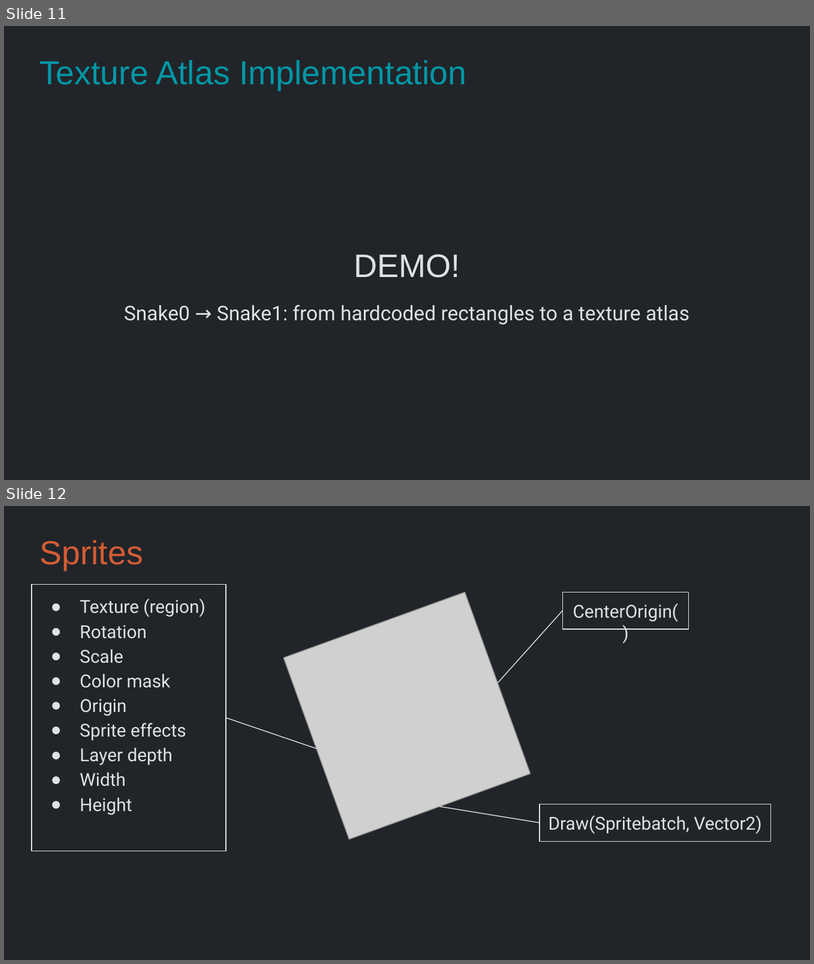
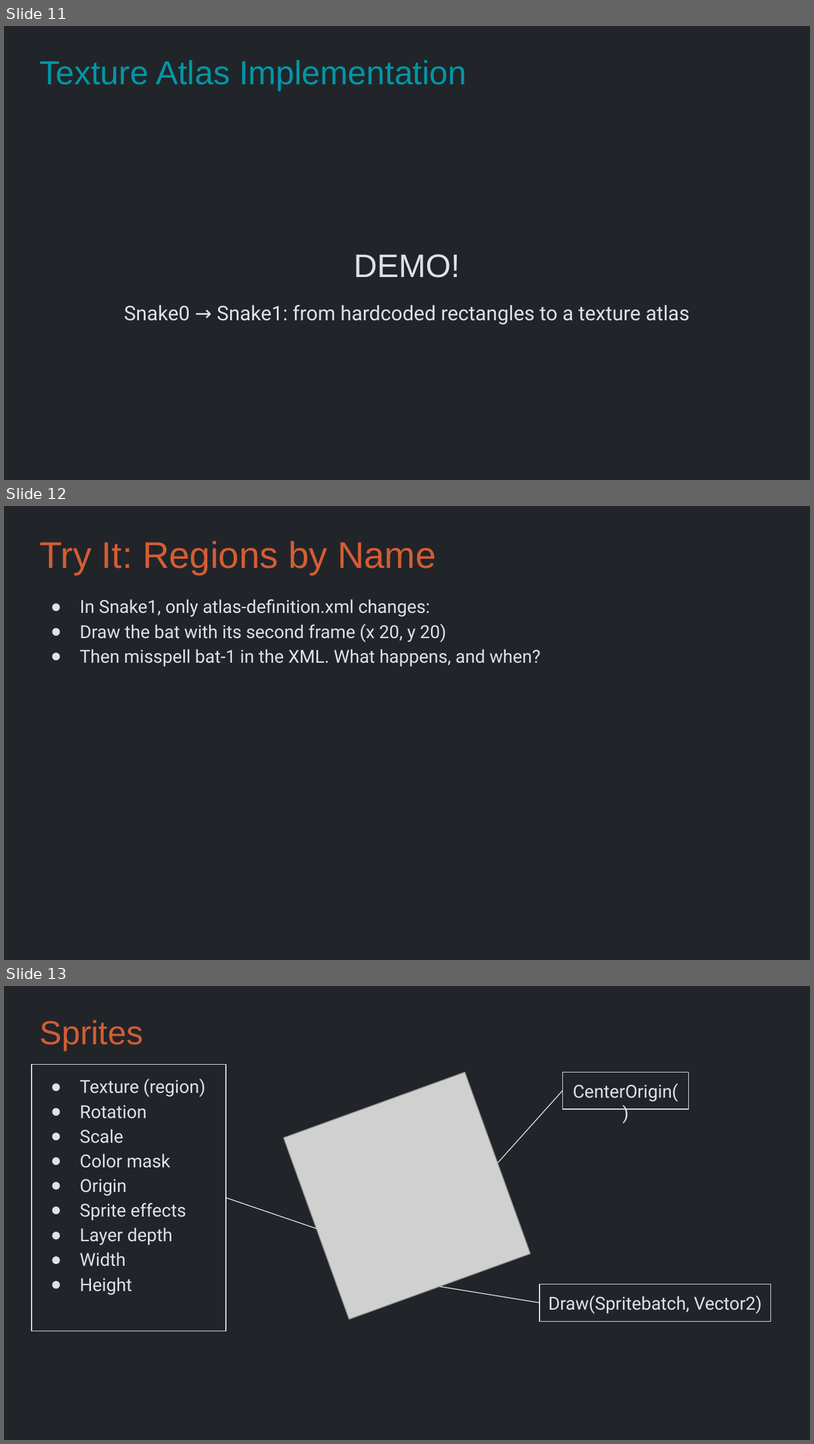
Before and after one commit to Metamate/gar, a slide deck: slides/03 Snake.pptx. Shown one above the other, each under a label of ours: slides 11 and 12 before the commit, slides 11, 12 and 13 after it. The pictures are 814x964 and 814x1444 pixels, drawn with LibreOffice and Linux fonts; fonts in the diff are those of the drawing; grey boxes stand for pictures. Boxes give left, top, right and bottom in pixels: in the first picture for what was removed or moved away, otherwise in the second. Text is boxed around its words. In the diff, an @@ line names an element or a change of style, - is before the commit and + after.

```diff
--- a/slides/03 Snake.pptx
+++ b/slides/03 Snake.pptx
@@ slide 12 added at bbox=[4, 506, 810, 960], background #212529 @@
@@ title added at bbox=[39, 541, 436, 575], 33 pt, text #D45D35 @@
+Try It: Regions by Name
@@ text added at bbox=[80, 599, 541, 666], 16 pt, text #DEE2E6 @@
+● In Snake1, only atlas-definition.xml changes:
+● Draw the bat with its second frame (x 20, y 20)
+● Then misspell bat-1 in the XML. What happens, and when?
@@ what was slide 12 is now slide 13 @@
```
Also in this commit, not shown: 4 other slides added, 2 other files.
